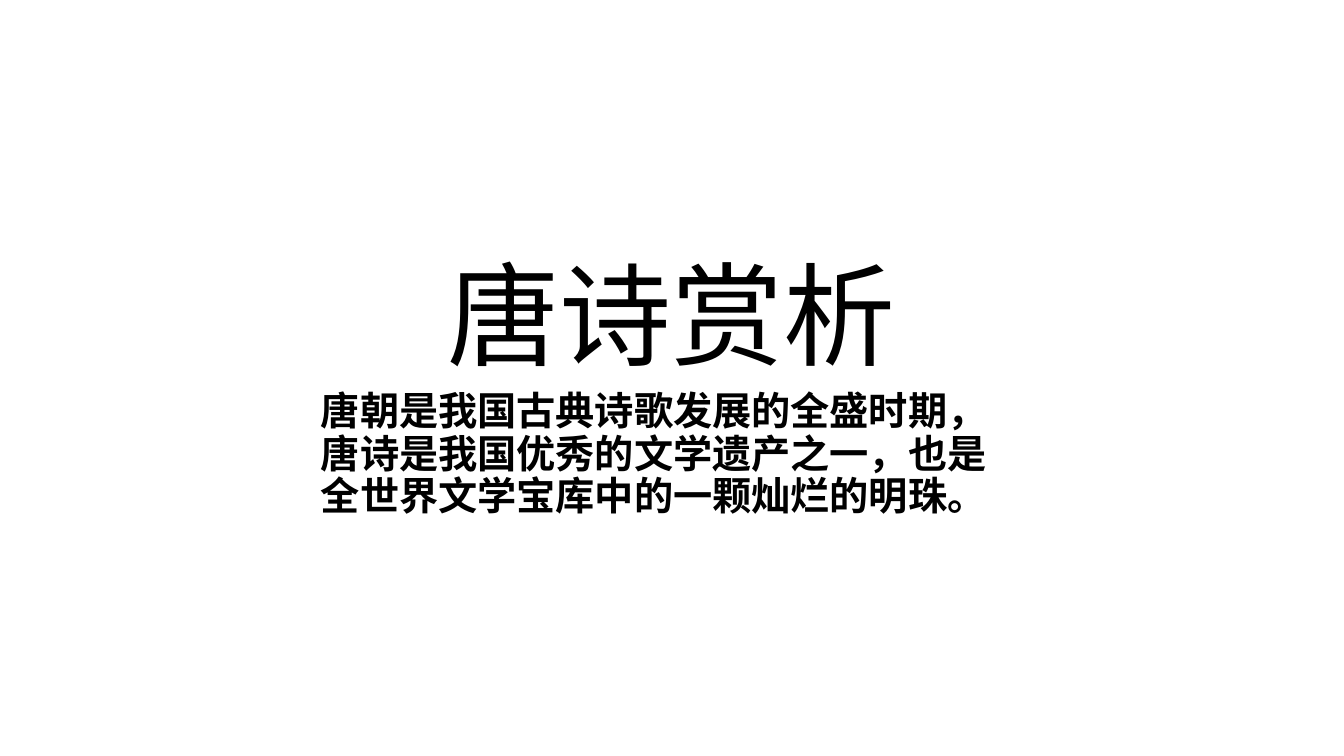
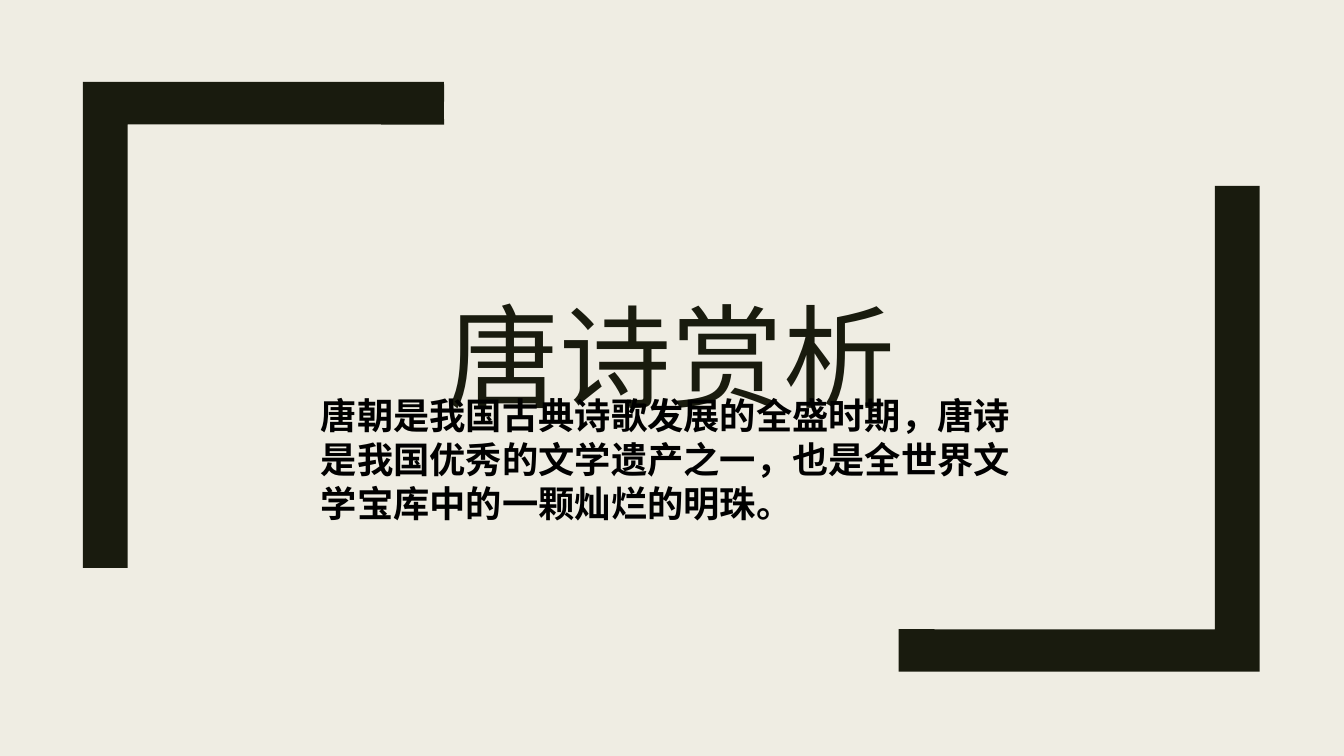
Before and after one commit to ChuckTest/ppt-test, a slide deck: slide 1 of Exercise1.pptx. Drawn at 1344x756 pixels with LibreOffice and Linux fonts; fonts in the diff are those of the drawing. Boxes give left, top, right and bottom in pixels: in the first picture for what was removed or moved away, otherwise in the second. Text is boxed around its words. In the diff, an @@ line names an element or a change of style, - is before the commit and + after.

```diff
--- a/Exercise1.pptx
+++ b/Exercise1.pptx
@@ background #FFFFFF to #EFEDE3 @@
@@ freeform shape added at [83, 82, 444, 568], fill #191B0E @@
@@ title "唐诗赏析": place and size @@
-title "唐诗赏析" at [448, 261, 896, 366]
+title "唐诗赏析" at [448, 303, 896, 427]
@@ title "唐诗赏析" at [448, 303, 896, 427]: font Noto Sans CJK SC to Karla, text colour #000000 to #191B0E; line spacing 0.9 to 0.89 @@
@@ freeform shape added at [899, 186, 1260, 671], fill #191B0E @@
@@ subtitle "唐朝是我国古典诗歌发展的全盛时期，唐诗是我国优秀的文学遗产之一，也是全世界文学宝库中的一颗灿烂的明珠。" at [321, 392, 1010, 521]: size 28 to 25.9 pt; line spacing 0.9 to 1.02; less space between paragraphs @@
```
Also in this commit, not shown: 5 other slides changed.
